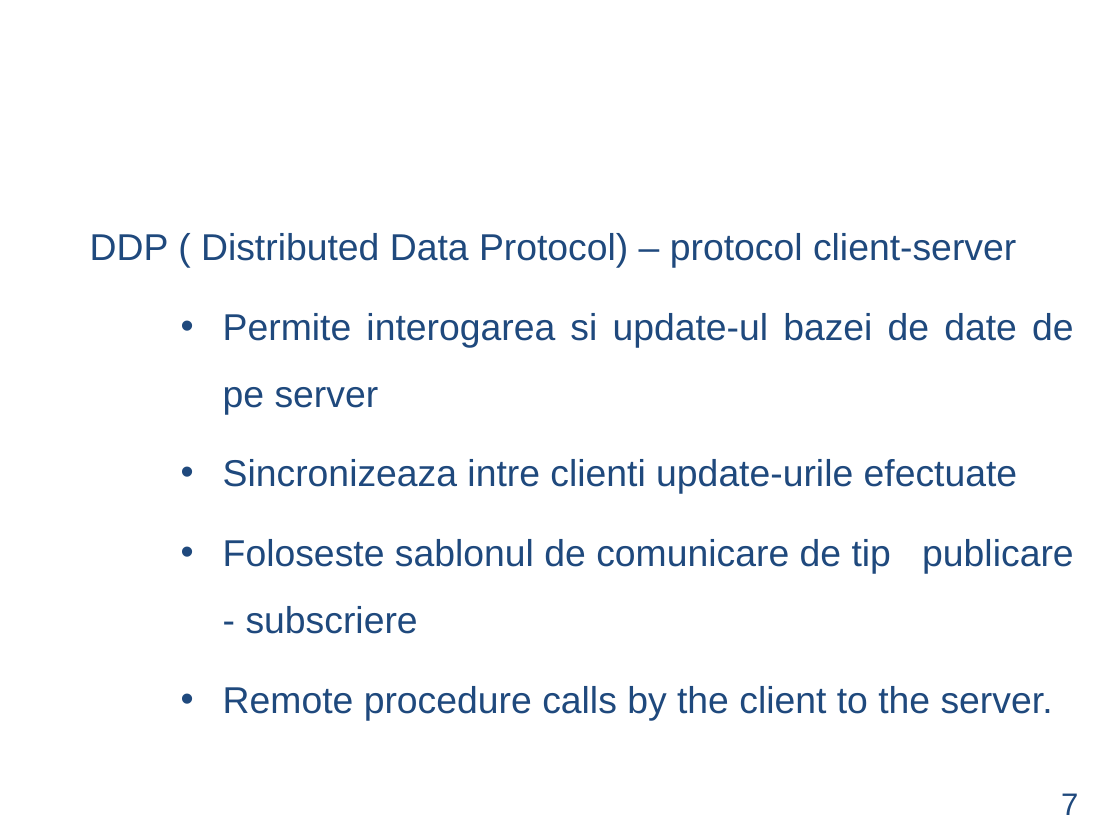
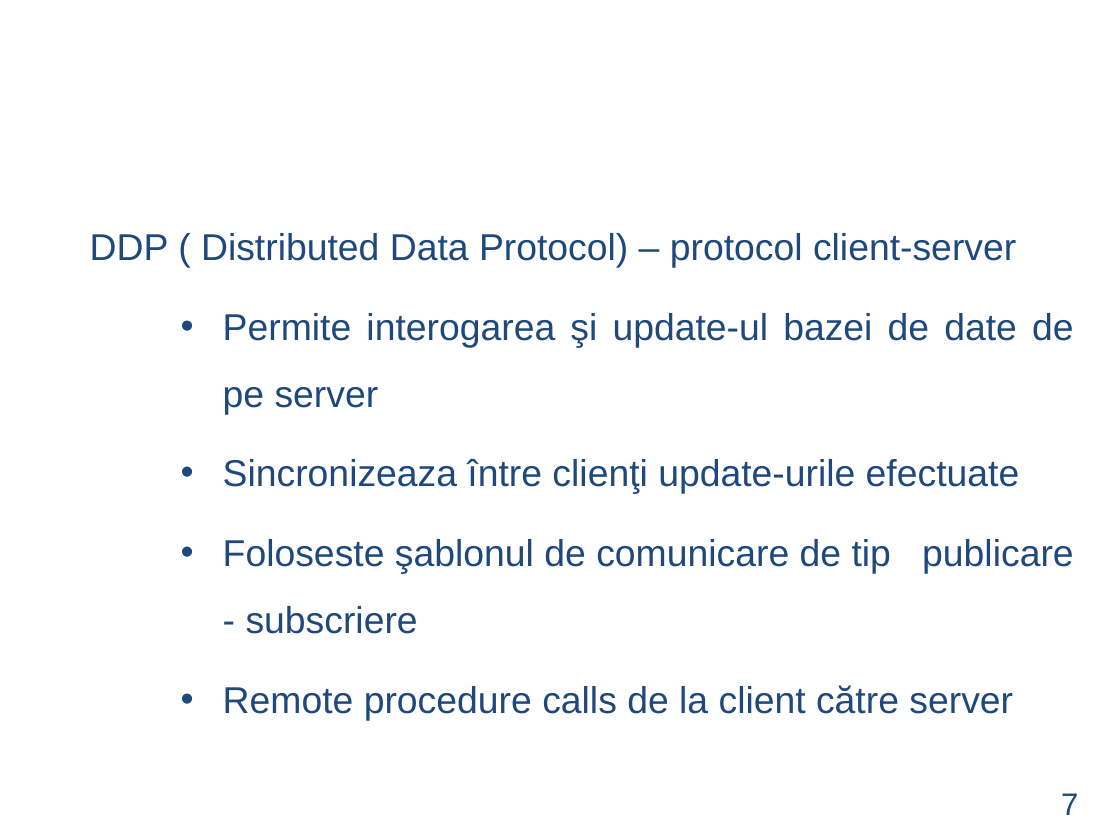
Before and after one commit to LucaAndrei/Fitness-MD-Web-Application-2.0, a slide deck: slide 7 of parte_scrisa/2419_engage_ppt/Prezentare Disertatie Luca Andrei.ppt. Drawn at 1120x840 pixels with LibreOffice and Linux fonts; fonts in the diff are those of the drawing; background and template pictures are left out. Boxes give left, top, right and bottom in pixels: in the first picture for what was removed or moved away, otherwise in the second. Text is boxed around its words. In the diff, an @@ line names an element or a change of style, - is before the commit and + after.

Commit message:
modified ppt

```diff
--- a/parte_scrisa/2419_engage_ppt/Prezentare Disertatie Luca Andrei.ppt
+++ b/parte_scrisa/2419_engage_ppt/Prezentare Disertatie Luca Andrei.ppt
@@ text at (223,313,1074,721): text changed @@
-  • Permite interogarea si update-ul bazei de date de pe server
-  • Sincronizeaza intre clienti update-urile efectuate
-  • Foloseste sablonul de comunicare de tip publicare - subscriere
-  • Remote procedure calls by the client to the server.
+  • Permite interogarea şi update-ul bazei de date de pe server
+  • Sincronizeaza între clienţi update-urile efectuate
+  • Foloseste şablonul de comunicare de tip publicare - subscriere
+  • Remote procedure calls de la client către server
```
Also in this commit, not shown: 8 other slides changed, 1 slide added.
